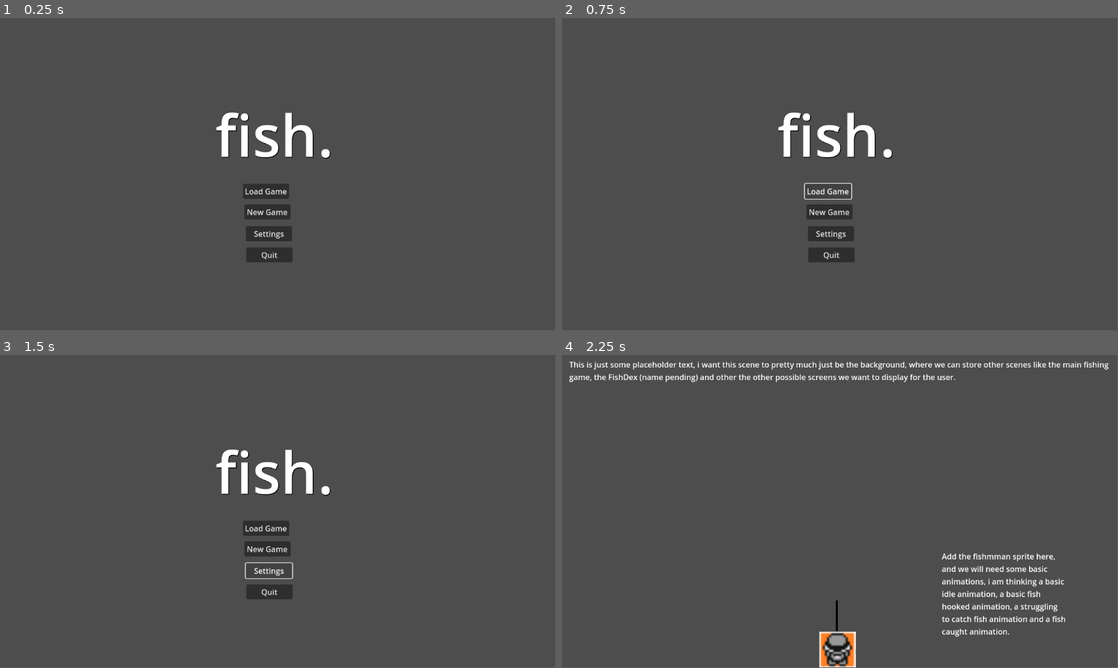
Above: before the commit, frames 1-4 (two rows, left to right).
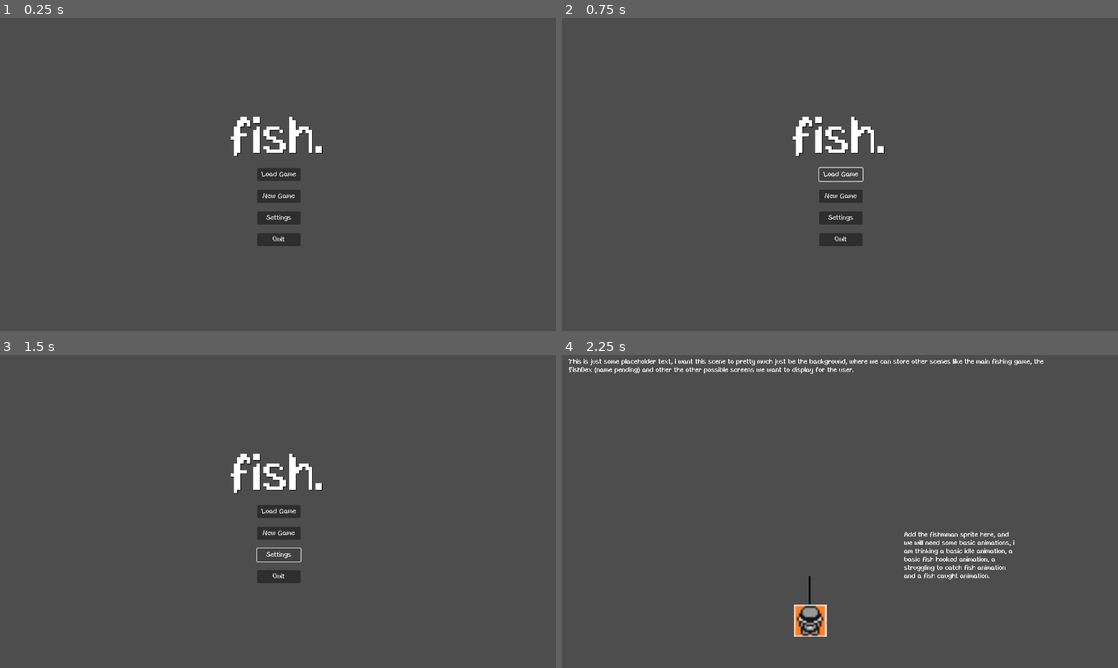
Above: after the commit, the same moments.

Repository: p4ntz/fish
Game: Godot game, scene res://Scenes/Title Screen.tscn
The game is run twice, just before and just after one commit, with the same random seed, the same clock (stepped at 60 frames per second) and the same inputs.
Inputs:
- Up to frame 1 (0.25 s): no input
- Up to frame 2 (0.75 s): click "Load Game" at 0.5 s
- Up to frame 3 (1.5 s): click "Settings" at 1.25 s
- Up to frame 4 (2.25 s): click "New Game" at 2 s
The window is 799x449 before the commit and 800x450 after it. Grey fills any space a smaller window leaves; there, only what the larger window draws over its background counts as a difference.

The runs differ from the first frame. In frame 1, 3.4% of the frame differs, in the area x 38-60%, y 30-78%; in frame 2, 3.2%; in frame 3, 3.2%; in frame 4, 5.7%, in the area x 1-99%, y 1-100%.

Commit message:
Font & Resize Window
+ Made title a little more uniform and centered
+ Defaults to windowed at a uniform 1280x720
+ Added both gonefishing font's, but sets goofy to default

Diff:
--- a/Scenes/Title Screen.tscn
+++ b/Scenes/Title Screen.tscn
@@ -10,44 +10,97 @@
 
 [node name="Title Node" type="Node2D"]
 
-[node name="Title" type="Label" parent="."]
-offset_left = 447.0
-offset_top = 159.0
-offset_right = 692.0
-offset_bottom = 324.0
+[node name="CanvasLayer" type="CanvasLayer" parent="."]
+follow_viewport_enabled = true
+
+[node name="Control" type="Control" parent="CanvasLayer"]
+layout_mode = 3
+anchors_preset = 15
+anchor_right = 1.0
+anchor_bottom = 1.0
+grow_horizontal = 2
+grow_vertical = 2
+size_flags_horizontal = 3
+size_flags_vertical = 3
+
+[node name="Title" type="Label" parent="CanvasLayer/Control"]
+layout_mode = 1
+anchors_preset = 8
+anchor_left = 0.5
+anchor_top = 0.5
+anchor_right = 0.5
+anchor_bottom = 0.5
+offset_left = -109.0
+offset_top = -140.0
+offset_right = 109.0
+offset_bottom = -20.0
+grow_horizontal = 2
+grow_vertical = 2
 text = "fish."
 label_settings = SubResource("LabelSettings_mw1bu")
 horizontal_alignment = 1
 
-[node name="LoadGameButton" type="Button" parent="."]
-offset_left = 504.0
-offset_top = 344.0
-offset_right = 600.0
-offset_bottom = 375.0
+[node name="LoadGameButton" type="Button" parent="CanvasLayer/Control"]
+layout_mode = 1
+anchors_preset = 8
+anchor_left = 0.5
+anchor_top = 0.5
+anchor_right = 0.5
+anchor_bottom = 0.5
+offset_left = -48.0
+offset_top = -15.5
+offset_right = 52.0
+offset_bottom = 14.5
+grow_horizontal = 2
+grow_vertical = 2
 text = "Load Game"
 
-[node name="NewGameButton" type="Button" parent="."]
-offset_left = 507.0
-offset_top = 387.0
-offset_right = 603.0
-offset_bottom = 418.0
+[node name="NewGameButton" type="Button" parent="CanvasLayer/Control"]
+layout_mode = 1
+anchors_preset = 8
+anchor_left = 0.5
+anchor_top = 0.5
+anchor_right = 0.5
+anchor_bottom = 0.5
+offset_left = -48.0
+offset_top = 34.5
+offset_right = 52.0
+offset_bottom = 64.5
+grow_horizontal = 2
+grow_vertical = 2
 text = "New Game"
 script = ExtResource("1_dyww7")
 
-[node name="SettingsButton" type="Button" parent="."]
-offset_left = 510.0
-offset_top = 432.0
-offset_right = 606.0
-offset_bottom = 463.0
+[node name="SettingsButton" type="Button" parent="CanvasLayer/Control"]
+layout_mode = 1
+anchors_preset = 8
+anchor_left = 0.5
+anchor_top = 0.5
+anchor_right = 0.5
+anchor_bottom = 0.5
+offset_left = -48.0
+offset_top = 84.5
+offset_right = 52.0
+offset_bottom = 114.5
+grow_horizontal = 2
+grow_vertical = 2
 text = "Settings"
 
-[node name="QuitButton" type="Button" parent="."]
-offset_left = 511.0
-offset_top = 476.0
-offset_right = 607.0
-offset_bottom = 507.0
+[node name="QuitButton" type="Button" parent="CanvasLayer/Control"]
+layout_mode = 1
+anchors_preset = 8
+anchor_left = 0.5
+anchor_top = 0.5
+anchor_right = 0.5
+anchor_bottom = 0.5
+offset_left = -48.0
+offset_top = 134.5
+offset_right = 52.0
+offset_bottom = 164.5
+grow_horizontal = 2
+grow_vertical = 2
 text = "Quit"
 script = ExtResource("2_5xfiu")
 
-[connection signal="pressed" from="NewGameButton" to="NewGameButton" method="_on_pressed"]
-[connection signal="pressed" from="QuitButton" to="QuitButton" method="_on_pressed"]
+[connection signal="pressed" from="CanvasLayer/Control/NewGameButton" to="CanvasLayer/Control/NewGameButton" method="_on_pressed"]
+[connection signal="pressed" from="CanvasLayer/Control/QuitButton" to="CanvasLayer/Control/QuitButton" method="_on_pressed"]
--- a/project.godot
+++ b/project.godot
@@ -13,7 +13,20 @@
 config/name="fish"
 run/main_scene="res://Scenes/Title Screen.tscn"
 config/features=PackedStringArray("4.3", "Forward Plus")
-config/icon="res://icon.svg"
+boot_splash/show_image=false
+boot_splash/fullsize=false
+config/icon="res://Sprites/Fisher.png"
+
+[display]
+
+window/size/viewport_width=1280
+window/size/viewport_height=720
+window/per_pixel_transparency/allowed=true
+
+[gui]
+
+theme/custom_font="res://gonefishinggoofy.ttf"
+theme/default_font_hinting=2
 
 [input]
 
Binary file added: gonefishing.ttf
Not shown, added: gonefishing.ttf.import
Binary file added: gonefishinggoofy.ttf
Not shown, added: gonefishinggoofy.ttf.import
